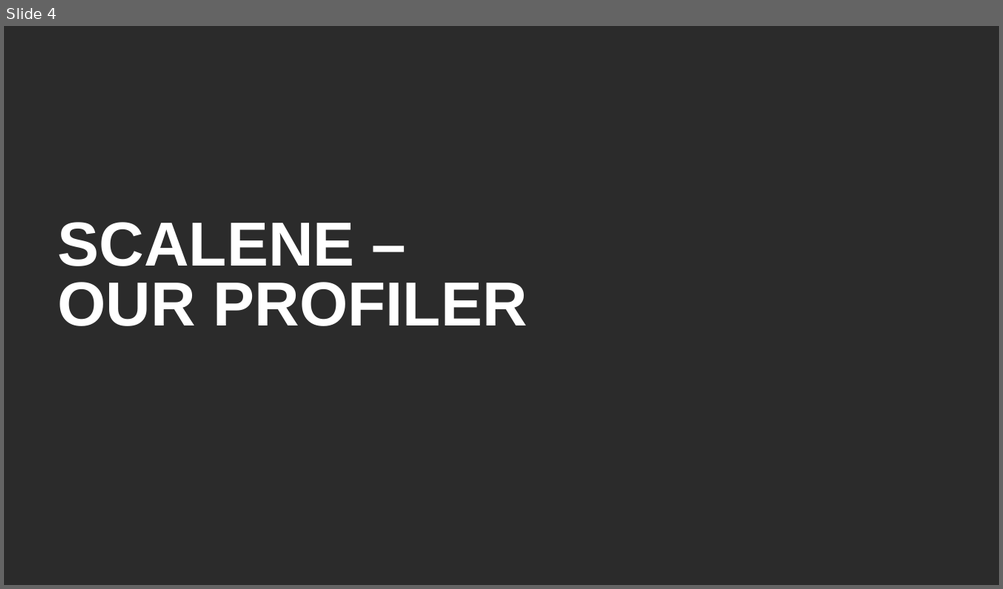
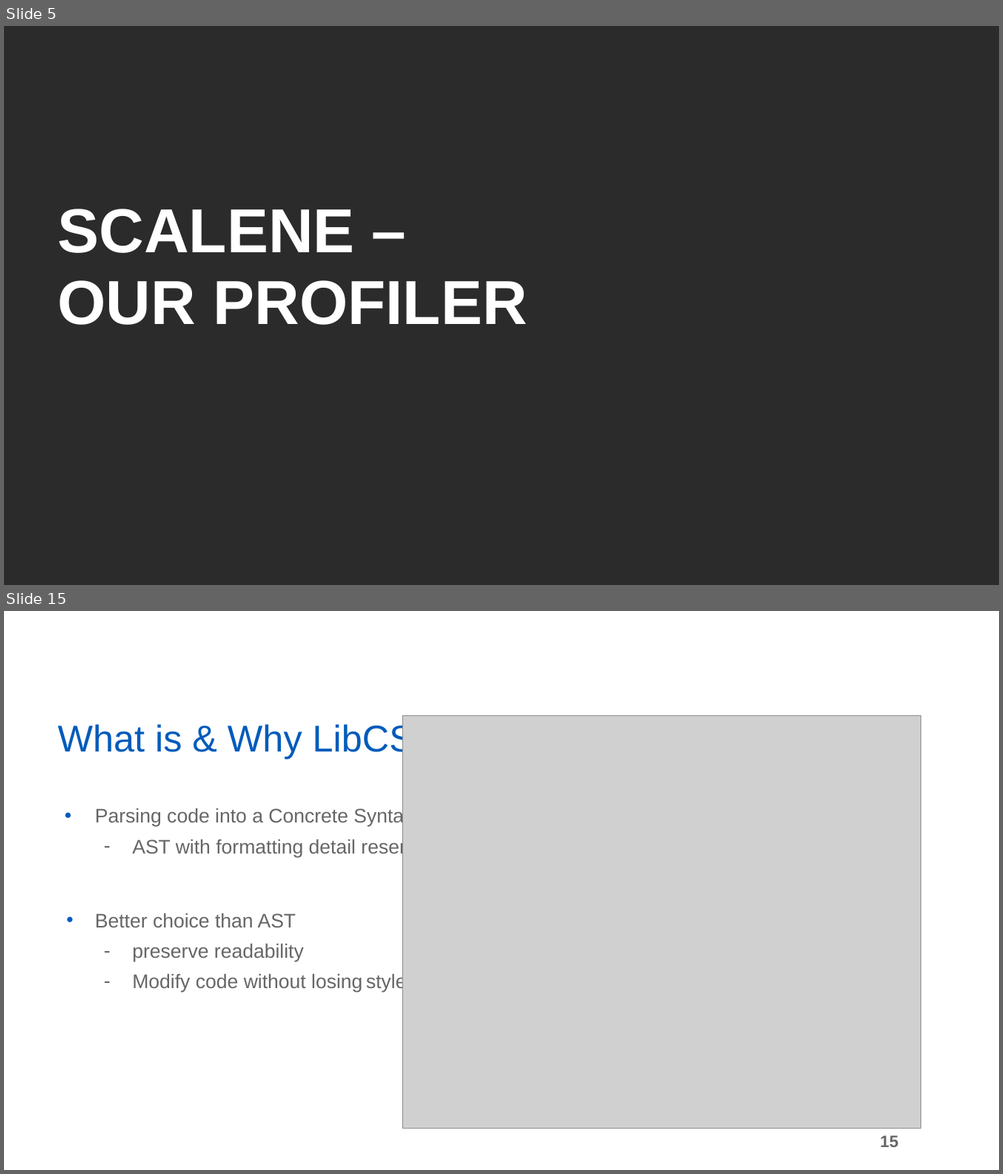
Before and after one commit to robmurr/AI-Energy-Optimization, a slide deck: Documentation/ELRAIENERGYOPTIMIZATIONPRESENTATION.pptx. Shown one above the other, each under a label of ours: slide 4 before the commit, slides 5 and 15 after it; the slides between them are not shown. The pictures are 1003x589 and 1003x1174 pixels, drawn with LibreOffice and Linux fonts; fonts in the diff are those of the drawing; grey boxes stand for pictures; background and template pictures are left out; a plain dark background stands for a picture behind light text. Boxes give left, top, right and bottom in pixels: in the first picture for what was removed or moved away, otherwise in the second. Text is boxed around its words. In the diff, an @@ line names an element or a change of style, - is before the commit and + after.

```diff
--- a/Documentation/ELRAIENERGYOPTIMIZATIONPRESENTATION.pptx
+++ b/Documentation/ELRAIENERGYOPTIMIZATIONPRESENTATION.pptx
@@ slide 15 added at (4, 611, 999, 1170), background picture (left out) @@
@@ picture added at (403, 716, 922, 1129) @@
@@ title added at (58, 722, 458, 759), 36 pt, text #005BBB @@
+What is & Why LibCST?
@@ text added at (95, 808, 437, 993), 19 pt, text #666666 @@
+• Parsing code into a Concrete Syntax Tree
+  – AST with formatting detail reserved
+• Better choice than AST
+  – preserve readability
+  – Modify code without losing style
@@ page number added at (879, 1136, 898, 1147), 16 pt, text #666666, bold @@
+15
@@ what was slide 4 is now slide 5 @@
@@ slide 5 changed as well @@
@@ title "SCALENE – OUR PROFILER" at (58, 209, 526, 325): line spacing 58pt to 0.97 @@
```
Also in this commit, not shown: 2 other slides changed, 20 other slides added, 20 slides removed.
